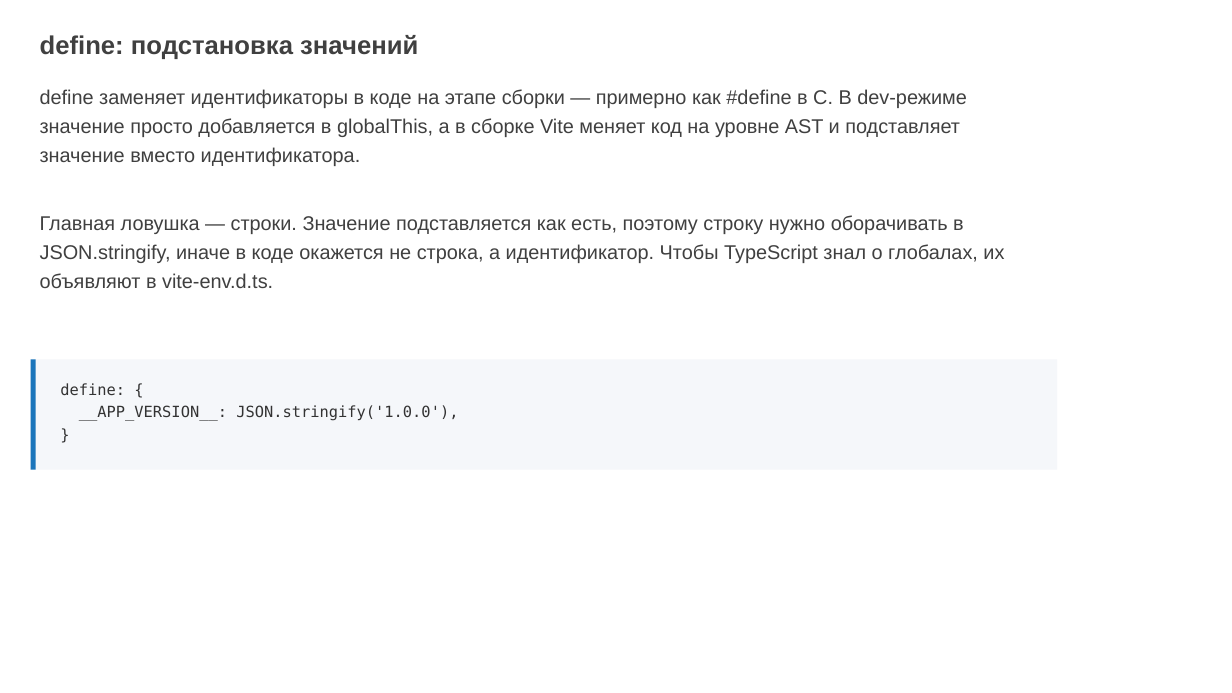
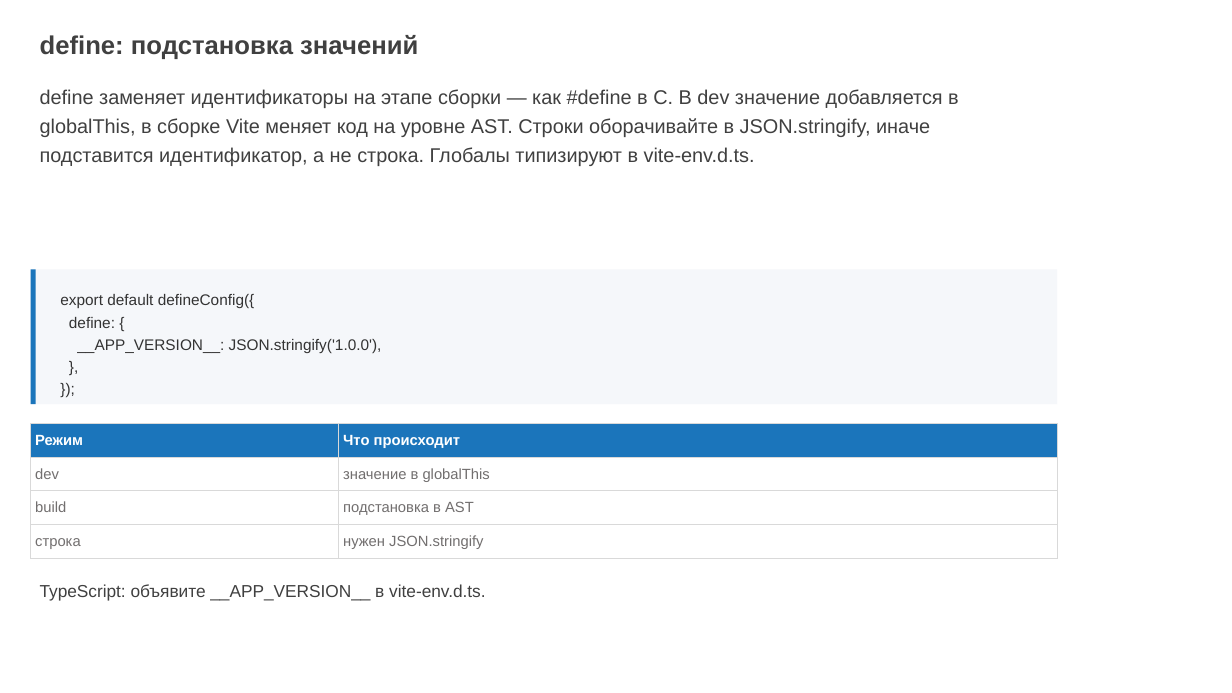
Before and after one commit to ErnandesDaniel/mephi-higher-engineering-school-lectures, a slide deck: slide 8 of lecture-1/modern-frontend-tooling.pptx. Drawn at 1232x693 pixels with LibreOffice and Linux fonts; fonts in the diff are those of the drawing; background and template pictures are left out. Boxes give left, top, right and bottom in pixels: in the first picture for what was removed or moved away, otherwise in the second. Text is boxed around its words. In the diff, an @@ line names an element or a change of style, - is before the commit and + after.

Commit message:
refactor: add config examples and expand Vite+/Oxc explanations

```diff
--- a/lecture-1/modern-frontend-tooling.pptx
+++ b/lecture-1/modern-frontend-tooling.pptx
@@ text at (40, 89, 959, 166): text changed @@
-define заменяет идентификаторы в коде на этапе сборки — примерно как #define в C. В dev-режиме значение просто добавляется в globalThis, а в сборке Vite меняет код на уровне AST и подставляет значение вместо идентификатора.
-Главная ловушка — строки. Значение подставляется как есть, поэтому строку нужно оборачивать в JSON.stringify, иначе в коде окажется не строка, а идентификатор. Чтобы TypeScript знал о глобалах, их объявляют в vite-env.d.ts.
+define заменяет идентификаторы на этапе сборки — как #define в C. В dev значение добавляется в globalThis, в сборке Vite меняет код на уровне AST. Строки оборачивайте в JSON.stringify, иначе подставится идентификатор, а не строка. Глобалы типизируют в vite-env.d.ts.
@@ rectangle: place and size @@
-rectangle at (30, 360, 1057, 470)
+rectangle at (30, 270, 1057, 405)
@@ rectangle: place and size @@
-rectangle at (30, 360, 36, 470)
+rectangle at (30, 270, 36, 405)
@@ text at (60, 294, 382, 353): text changed; font DejaVu Sans Mono to Arial @@
-}
+},
+});
@@ text "export default defineConfig({": place and size @@
-text "export default defineConfig({" at (60, 383, 458, 421)
+text "export default defineConfig({" at (60, 294, 382, 353)
@@ text at (60, 294, 255, 308): paragraph added @@
+export default defineConfig({
@@ text at (69, 317, 382, 353): font DejaVu Sans Mono to Arial in "define: {", "__APP_VERSION__: JSON.stringify('1.0.0')," @@
@@ table added at (30, 423, 1057, 558), 4 rows, 2 columns @@
+Режим | Что происходит
+dev | значение в globalThis
+build | подстановка в AST
+строка | нужен JSON.stringify
@@ text added at (40, 584, 485, 600), 13.5 pt, text #404040 @@
+TypeScript: объявите __APP_VERSION__ в vite-env.d.ts.
```
Also in this commit, not shown: 8 other slides changed, 5 slides added, 3 slides removed, 1 other file.
